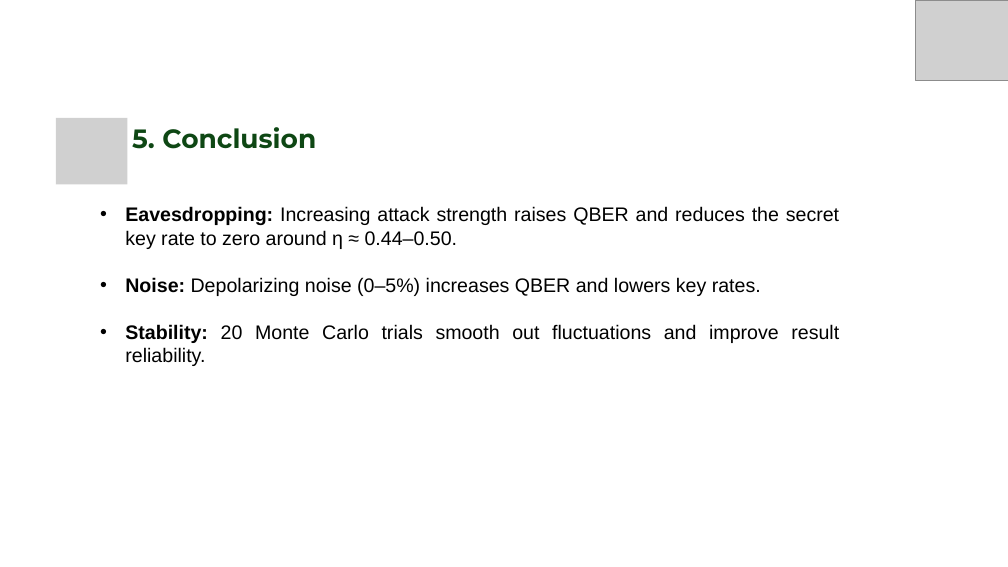
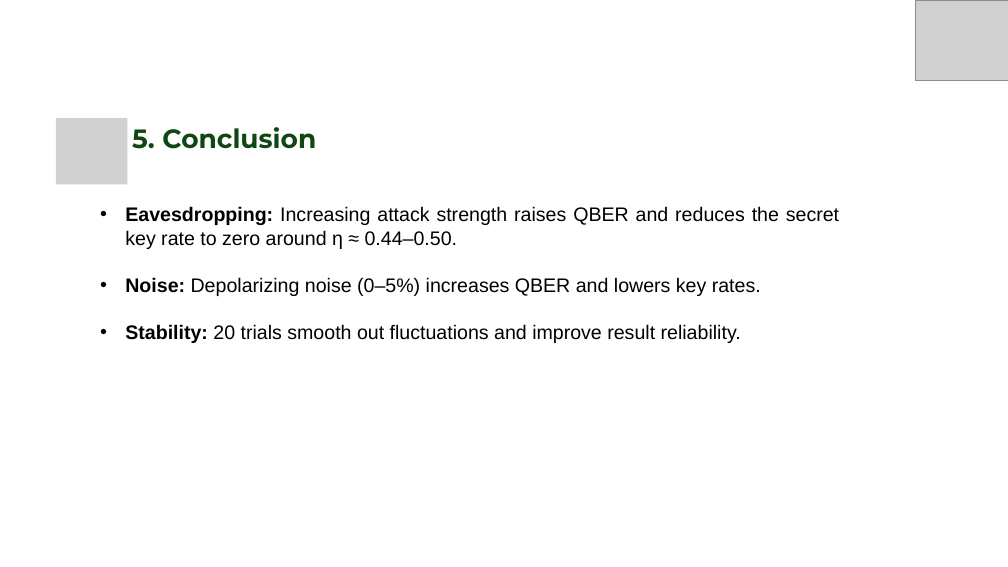
Before and after one commit to Aivy87656/Team9-Psi-Track-3-Securing-the-Quantum-Channel-Quantum-Key-Distribution-QKD-, a slide deck: slide 12 of PSI Team_Quantum Cryptography.pptx. Drawn at 1008x567 pixels with LibreOffice and Linux fonts; fonts in the diff are those of the drawing; grey boxes stand for pictures; background and template pictures are left out. Boxes give left, top, right and bottom in pixels: in the first picture for what was removed or moved away, otherwise in the second. Text is boxed around its words. In the diff, an @@ line names an element or a change of style, - is before the commit and + after.

Commit message:
[UPD] Presentation: Update Presentation

```diff
--- a/PSI Team_Quantum Cryptography.pptx
+++ b/PSI Team_Quantum Cryptography.pptx
@@ text at <box>125,324,741,343</box>: text changed @@
-• Stability: 20 Monte Carlo trials smooth out fluctuations and improve result reliability.
+• Stability: 20 trials smooth out fluctuations and improve result reliability.
```
Also in this commit, not shown: 3 other slides changed.
